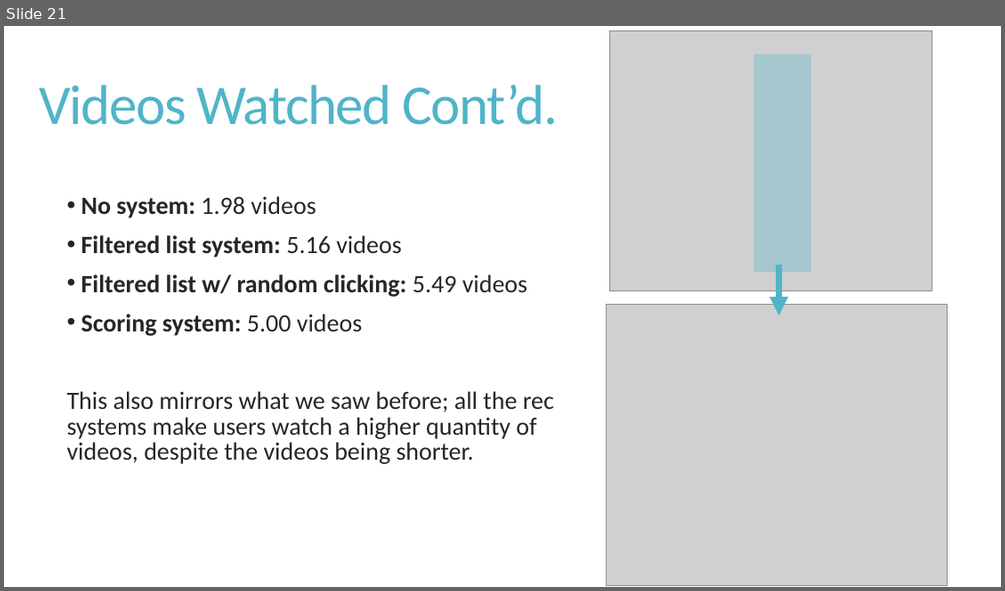
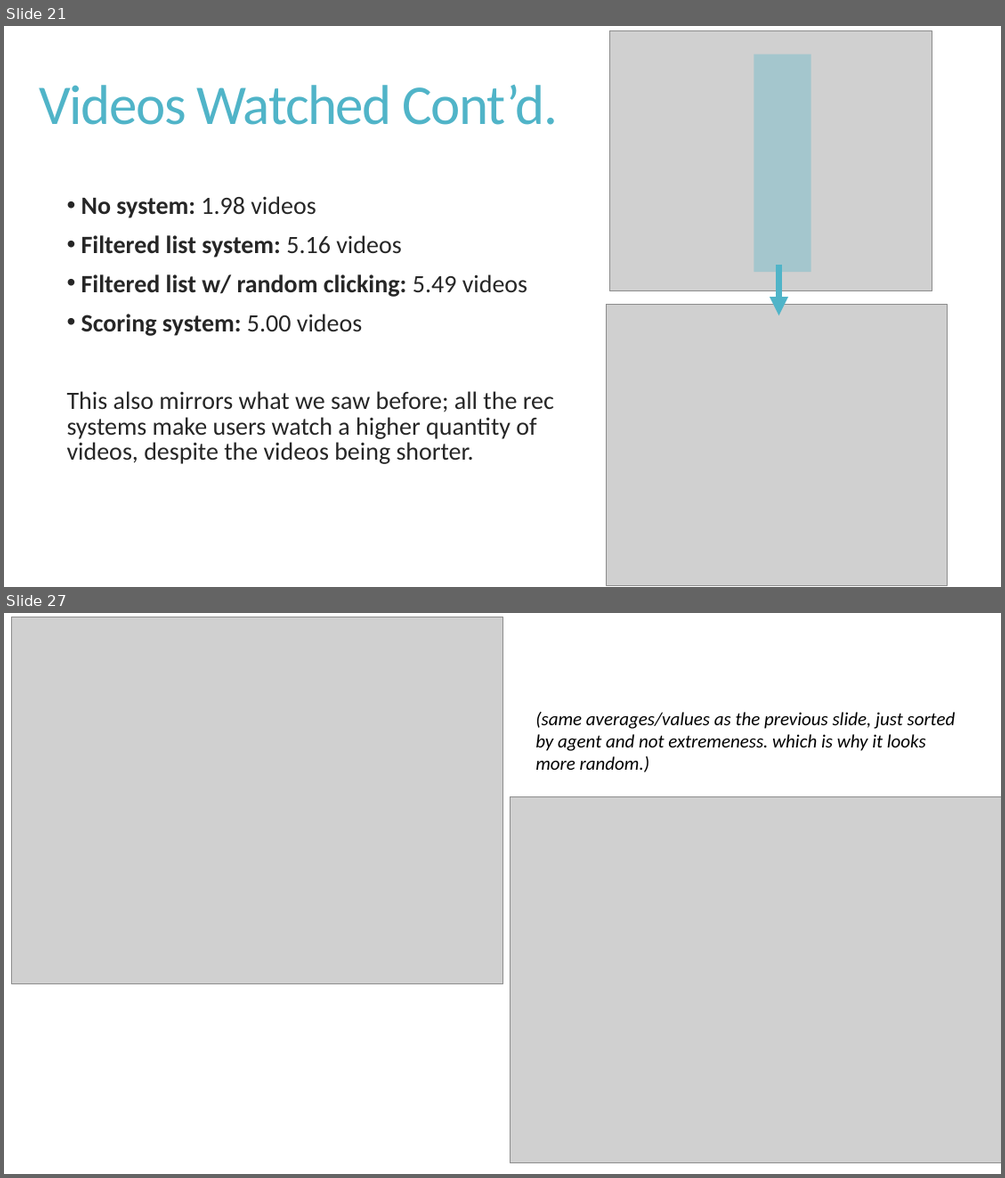
Before and after one commit to snyder-research-group/tools-of-justice, a slide deck: youtube simulation/Current Status of YouTube Simulation - 1-9-24.pptx. Shown one above the other, each under a label of ours: slide 21 before the commit, slides 21 and 27 after it; the slides between them are not shown. The pictures are 1005x591 and 1005x1178 pixels, drawn with LibreOffice and Linux fonts; fonts in the diff are those of the drawing; grey boxes stand for pictures. Boxes give left, top, right and bottom in pixels: in the first picture for what was removed or moved away, otherwise in the second. Text is boxed around its words. In the diff, an @@ line names an element or a change of style, - is before the commit and + after.

Commit message:
Got graphs to work with random agents (only normal and scoring systems)

```diff
--- a/youtube simulation/Current Status of YouTube Simulation - 1-9-24.pptx
+++ b/youtube simulation/Current Status of YouTube Simulation - 1-9-24.pptx
@@ slide 27 added at [4,613,1001,1174], background #FFFFFF @@
@@ picture added at [11,617,502,984] @@
@@ text added at [535,712,955,772], 18 pt, text #000000, italic @@
+(same averages/values as the previous slide, just sorted by agent and not extremeness. which is why it looks more random.)
@@ picture added at [510,797,1001,1163] @@
```
Also in this commit, not shown: 7 other slides added, 1 other file.
